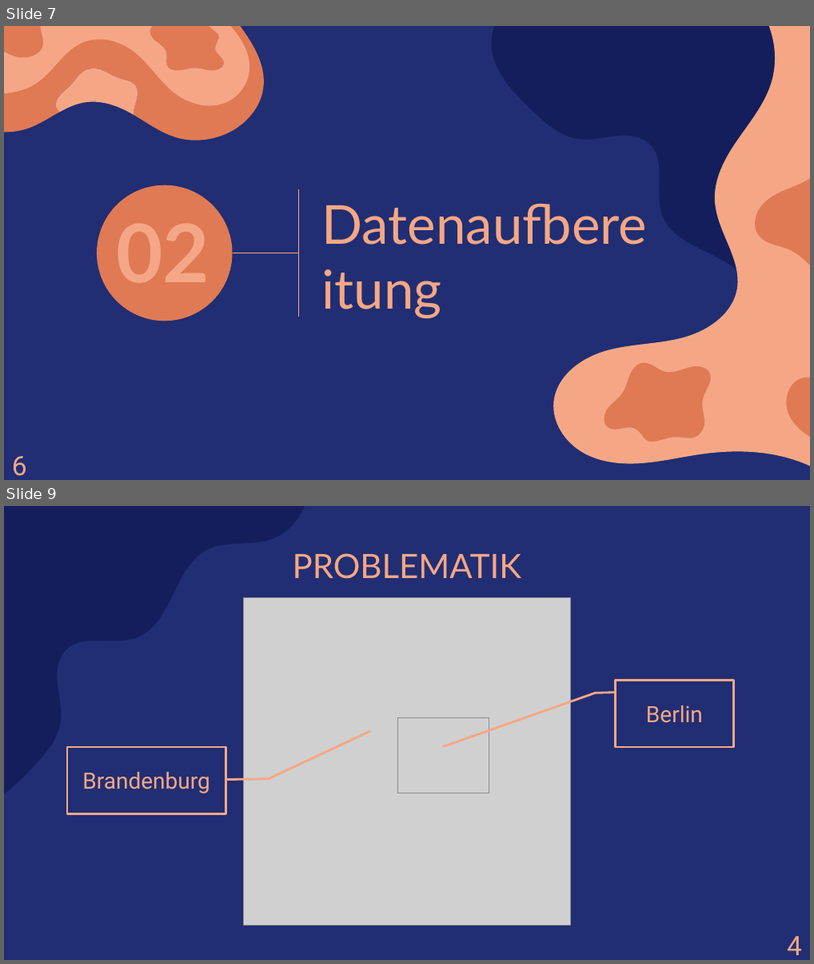
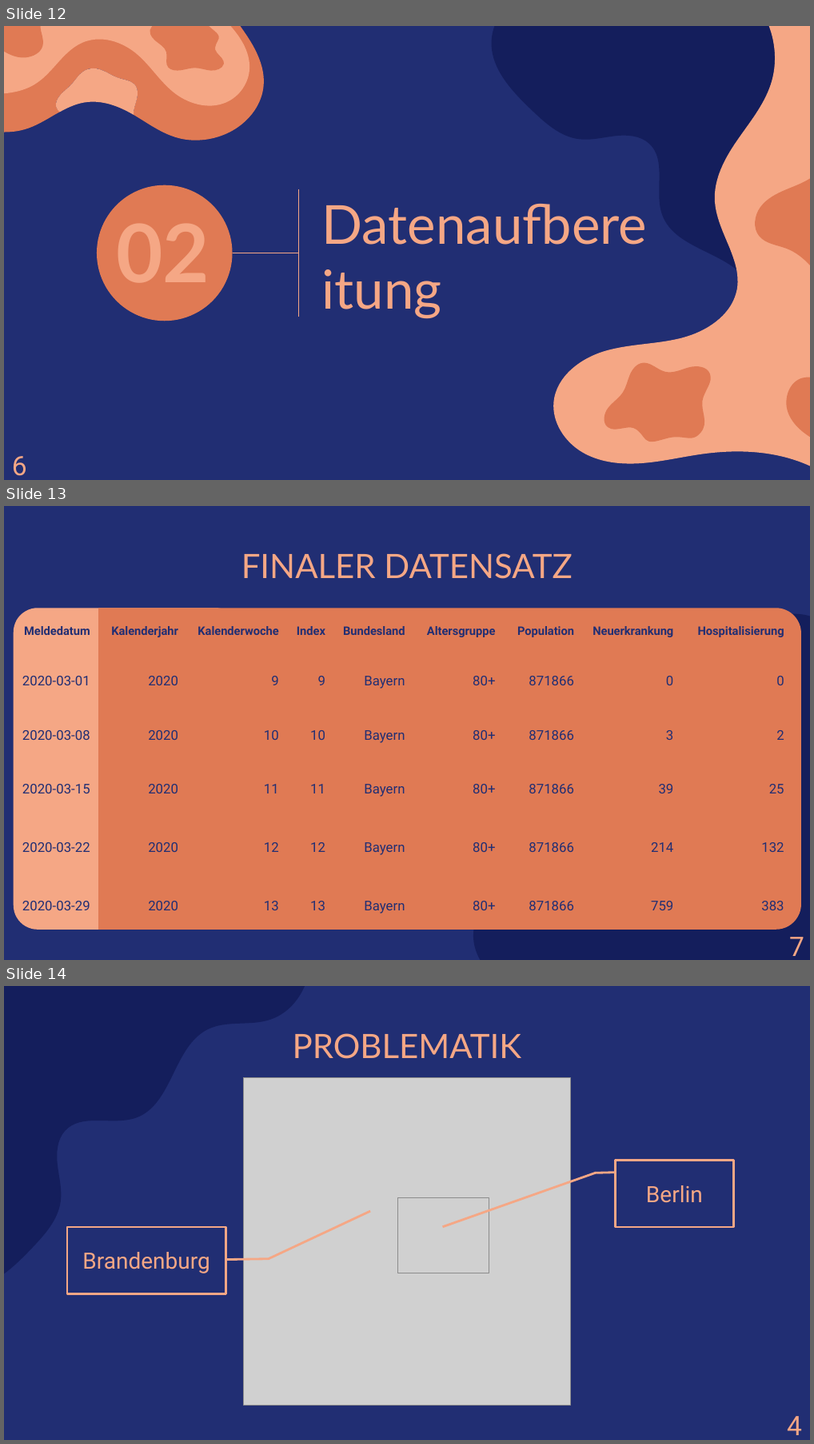
Before and after one commit to amarquard089/Covid19-Hospitalisierungsrate, a slide deck: Praesentation/COVID-19 Hospitalisierungsrate.pptx. Shown one above the other, each under a label of ours: slides 7 and 9 before the commit, slides 12, 13 and 14 after it; the slides between them are not shown. The pictures are 814x964 and 814x1444 pixels, drawn with LibreOffice and Linux fonts; fonts in the diff are those of the drawing; grey boxes stand for pictures. Boxes give left, top, right and bottom in pixels: in the first picture for what was removed or moved away, otherwise in the second. Text is boxed around its words. In the diff, an @@ line names an element or a change of style, - is before the commit and + after.

```diff
--- a/Praesentation/COVID-19 Hospitalisierungsrate.pptx
+++ b/Praesentation/COVID-19 Hospitalisierungsrate.pptx
@@ slide 13 added at [4,506,810,960], background #212E73 @@
@@ title added at [242,553,572,579], 30 pt, text #F5A785 @@
+FINALER DATENSATZ
@@ table added at [13,620,793,952], 6 rows, 9 columns @@
+Meldedatum | Kalenderjahr | Kalenderwoche | Index | Bundesland | Altersgruppe | Population | Neuerkrankung | Hospitalisierung
+2020-03-01 | 2020 | 9 | 9 | Bayern | 80+ | 871866 | 0 | 0
+2020-03-08 | 2020 | 10 | 10 | Bayern | 80+ | 871866 | 3 | 2
+2020-03-15 | 2020 | 11 | 11 | Bayern | 80+ | 871866 | 39 | 25
+2020-03-22 | 2020 | 12 | 12 | Bayern | 80+ | 871866 | 214 | 132
+2020-03-29 | 2020 | 13 | 13 | Bayern | 80+ | 871866 | 759 | 383
@@ rounded rectangle added at [14,608,240,928], fill #F5A785 @@
@@ round same rect added at [98,608,802,929], fill #E07A54 @@
@@ freeform shape added at [474,614,810,960], fill #141E5C @@
@@ text added at [790,936,805,956], 24 pt, text #F5A785 @@
+7
@@ what was slide 7 is now slide 12 @@
@@ what was slide 9 is now slide 14 @@
```
Also in this commit, not shown: 5 slides changed, 5 other slides added, 1 slide removed.
